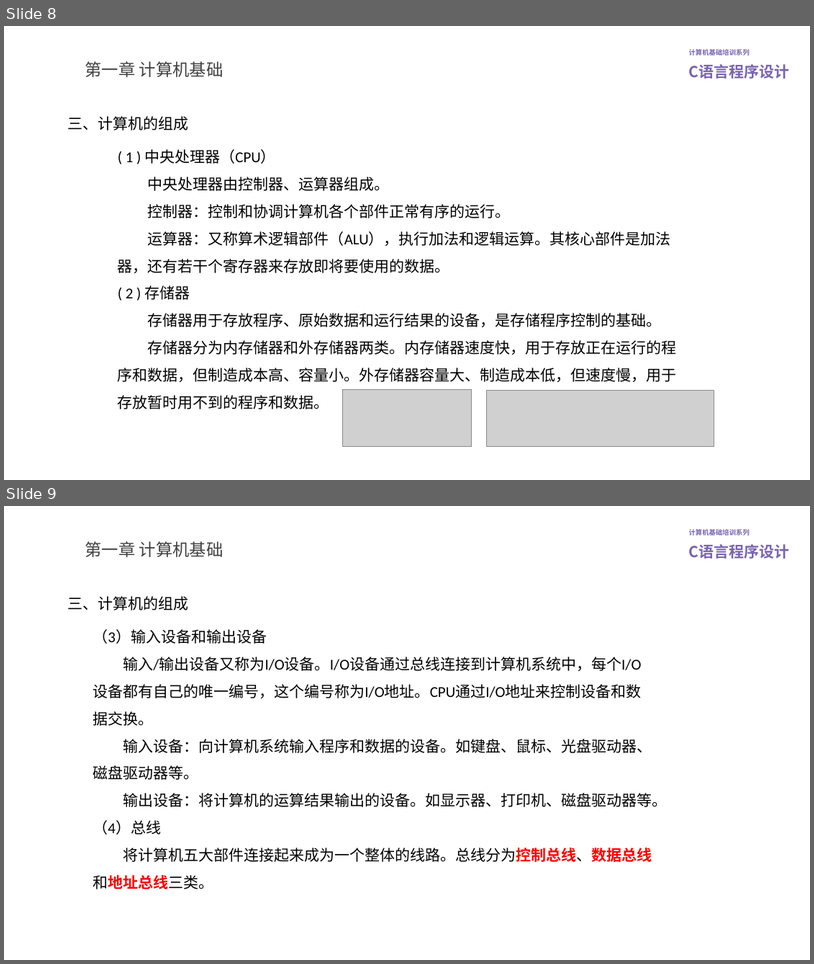
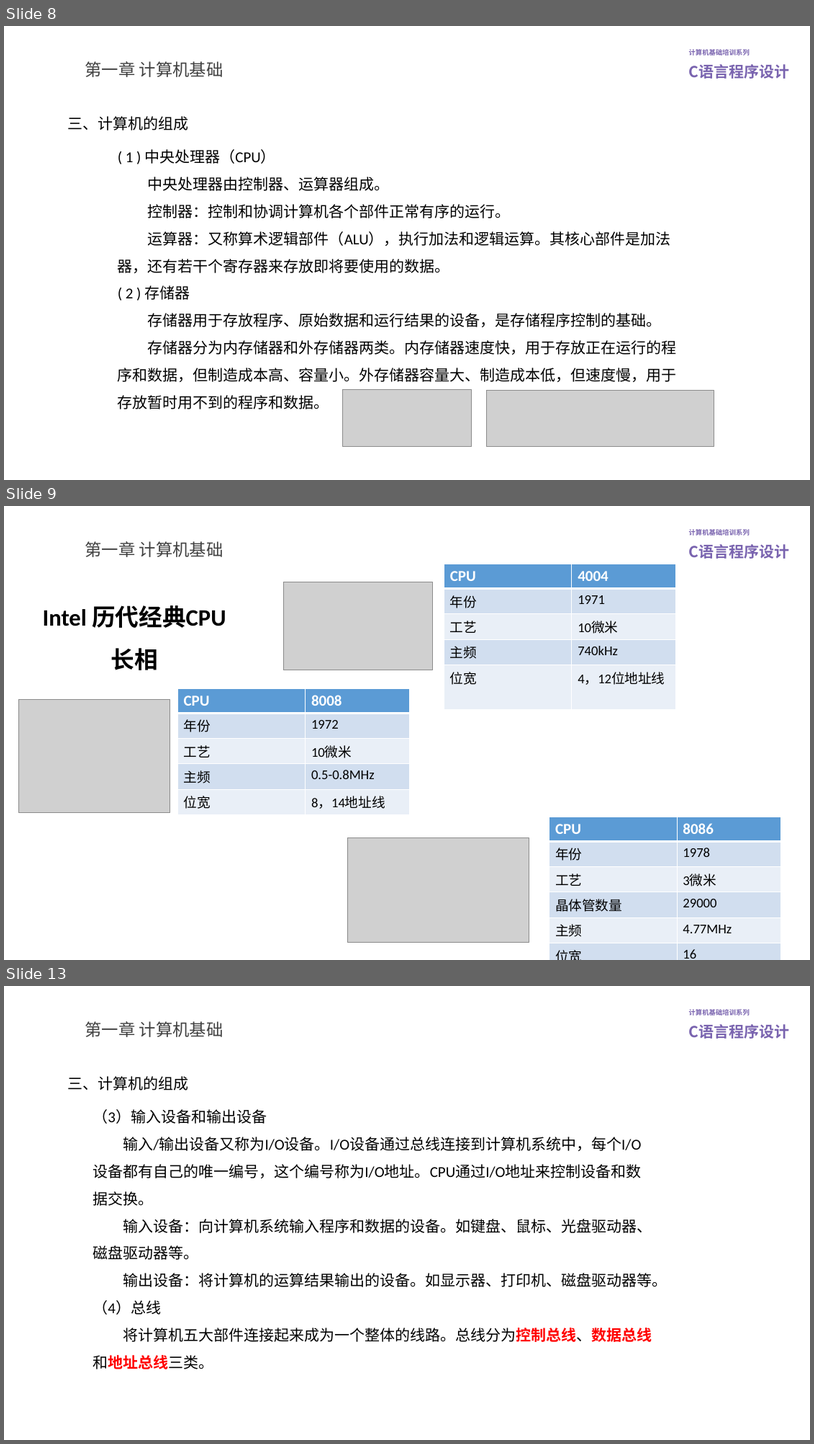
Before and after one commit to lovegce/training-courseware, a slide deck: C语言程序设计.pptx. Shown one above the other, each under a label of ours: slides 8 and 9 before the commit, slides 8, 9 and 13 after it; the slides between them are not shown. The pictures are 814x964 and 814x1444 pixels, drawn with LibreOffice and Linux fonts; fonts in the diff are those of the drawing; grey boxes stand for pictures; background and template pictures are left out. Boxes give left, top, right and bottom in pixels: in the first picture for what was removed or moved away, otherwise in the second. Text is boxed around its words. In the diff, an @@ line names an element or a change of style, - is before the commit and + after.

```diff
--- a/C语言程序设计.pptx
+++ b/C语言程序设计.pptx
@@ slide 9 added at (4,506,810,960), background #FFFFFF; not listed: 2 template elements that a slide beside it also shows @@
@@ title added at (85,541,224,557), 20 pt, text #404040 @@
+第一章 计算机基础
@@ table added at (445,564,676,699), 5 rows, 2 columns @@
+CPU | 4004
+年份 | 1971
+工艺 | 10微米
+主频 | 740kHz
+位宽 | 4，12位地址线
@@ picture added at (283,582,433,671) @@
@@ text added at (43,605,226,670), 28 pt, text #000000, bold @@
+Intel 历代经典CPU
+长相
@@ picture added at (18,699,170,813) @@
@@ table added at (178,688,409,823), 5 rows, 2 columns @@
+CPU | 8008
+年份 | 1972
+工艺 | 10微米
+主频 | 0.5-0.8MHz
+位宽 | 8，14地址线
@@ table added at (550,816,782,960), 6 rows, 2 columns @@
+CPU | 8086
+年份 | 1978
+工艺 | 3微米
+晶体管数量 | 29000
+主频 | 4.77MHz
+位宽 | 16
@@ picture added at (347,837,529,942) @@
@@ what was slide 9 is now slide 13 @@
```
Also in this commit, not shown: 1 slide changed, 3 other slides added, 10 other files.
